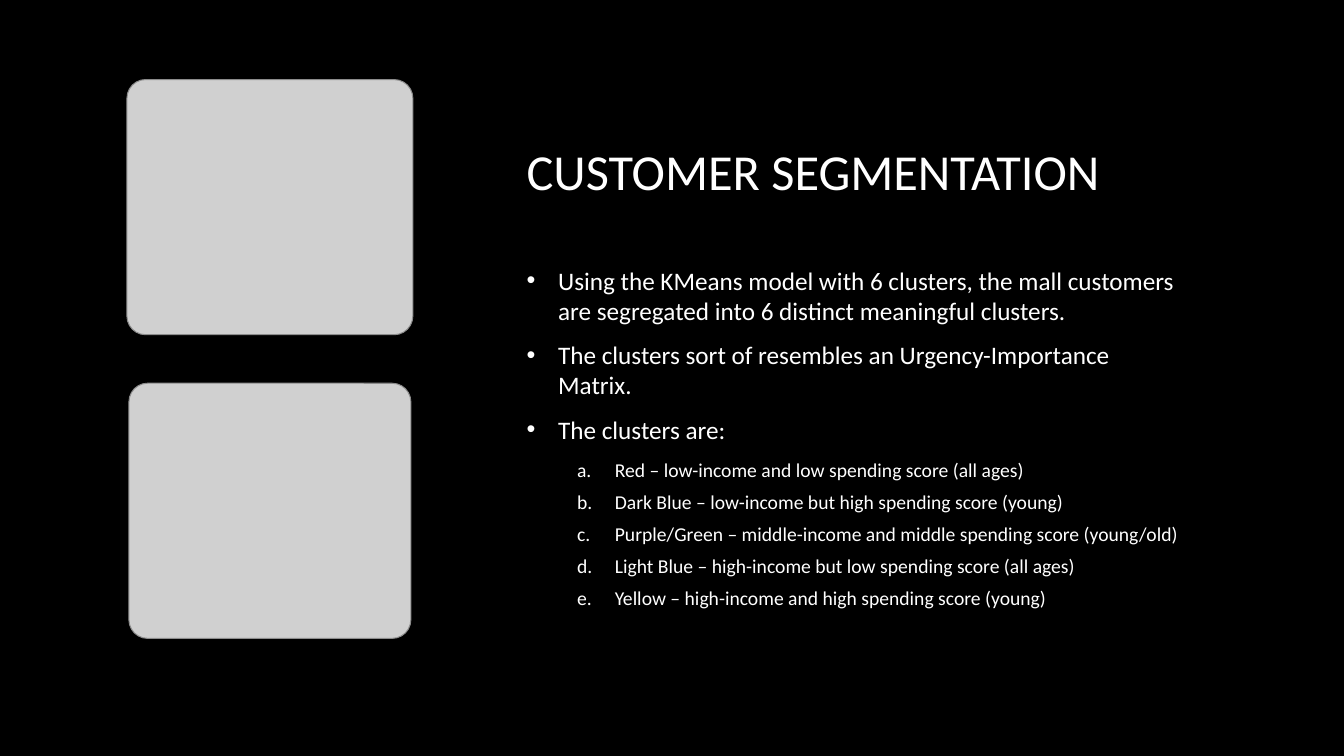
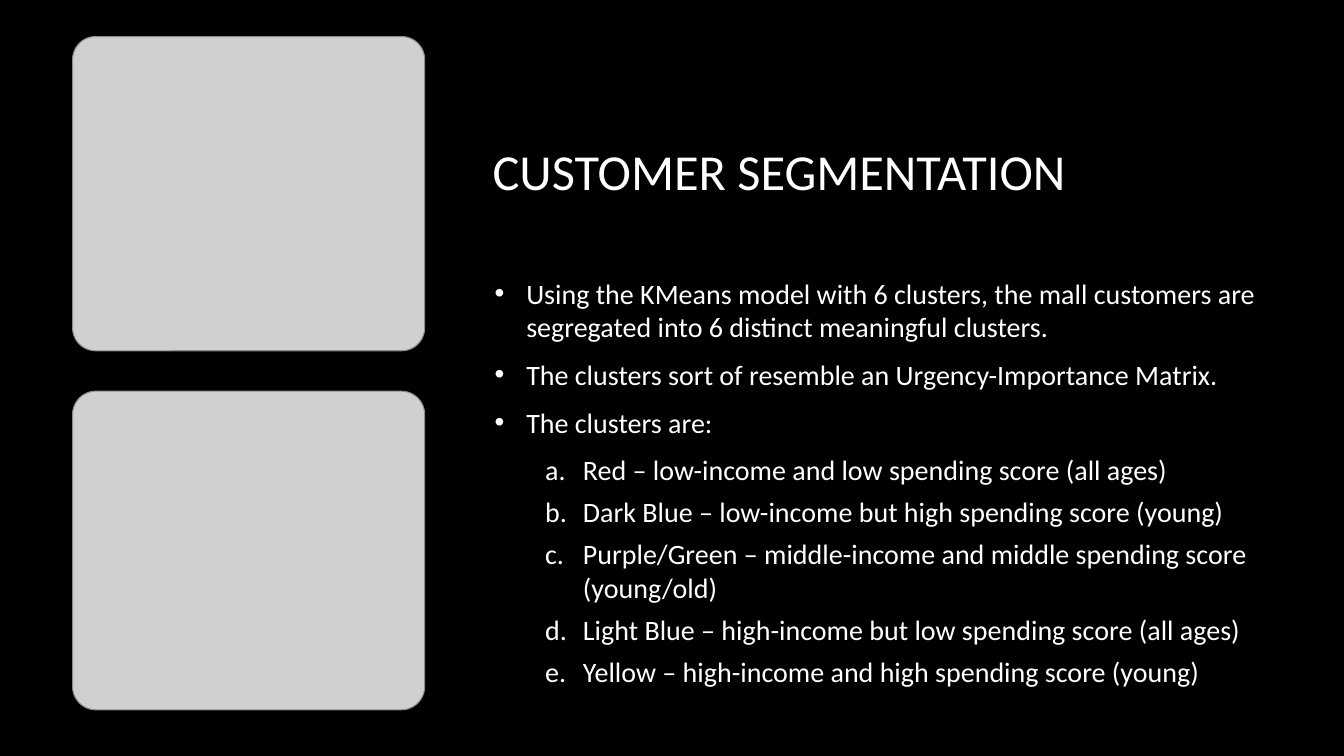
Before and after one commit to ethanolx/Air-Pollution-Mall-py, a slide deck: slide 10 of doc/part-b.pptx (slide 11 before the commit). Drawn at 1344x756 pixels with LibreOffice and Linux fonts; fonts in the diff are those of the drawing; grey boxes stand for pictures; background and template pictures are left out. Boxes give left, top, right and bottom in pixels: in the first picture for what was removed or moved away, otherwise in the second. Text is boxed around its words. In the diff, an @@ line names an element or a change of style, - is before the commit and + after.

```diff
--- a/doc/part-b.pptx
+++ b/doc/part-b.pptx
@@ picture: place and size @@
-picture at (127, 80, 413, 335)
+picture at (73, 36, 424, 351)
@@ title "CUSTOMER SEGMENTATION": place and size @@
-title "CUSTOMER SEGMENTATION" at (527, 157, 1099, 191)
+title "CUSTOMER SEGMENTATION" at (493, 157, 1065, 191)
@@ text "Using the KMeans model with ...": place and size @@
-text "Using the KMeans model with ..." at (558, 272, 1178, 609)
+text "Using the KMeans model with ..." at (526, 284, 1255, 687)
@@ text at (526, 284, 1255, 687): size 18 to 20 pt in "Using the KMeans model with 6 clusters, ...", "The clusters are:"; size 14 to 20 pt in "Red – low-income and low spending score ...", "Dark Blue – low-income but high spending ...", "Purple/Green – middle-income and middle spending score ...", "Light Blue – high-income but low spending ..." and 1 more places @@
@@ text at (526, 365, 1217, 390): text changed; size 18 to 20 pt @@
-• The clusters sort of resembles an Urgency-Importance Matrix.
+• The clusters sort of resemble an Urgency-Importance Matrix.
@@ picture: place and size @@
-picture at (129, 383, 411, 638)
+picture at (73, 391, 424, 710)
```
Also in this commit, not shown: 8 other slides changed, 1 slide removed, 1 other file.
